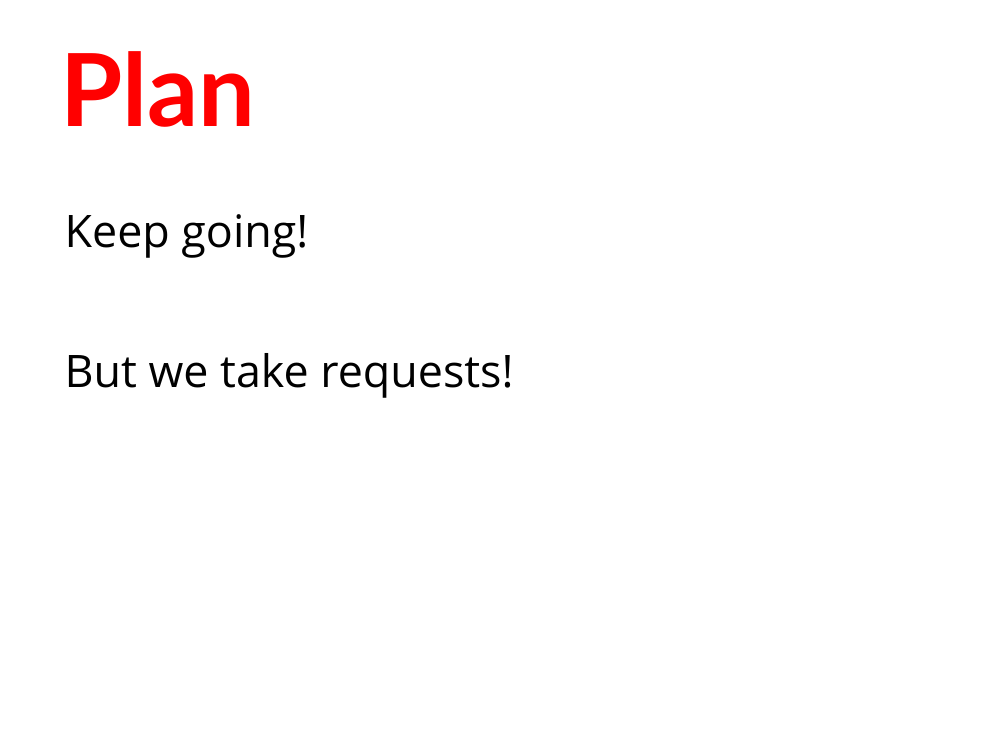
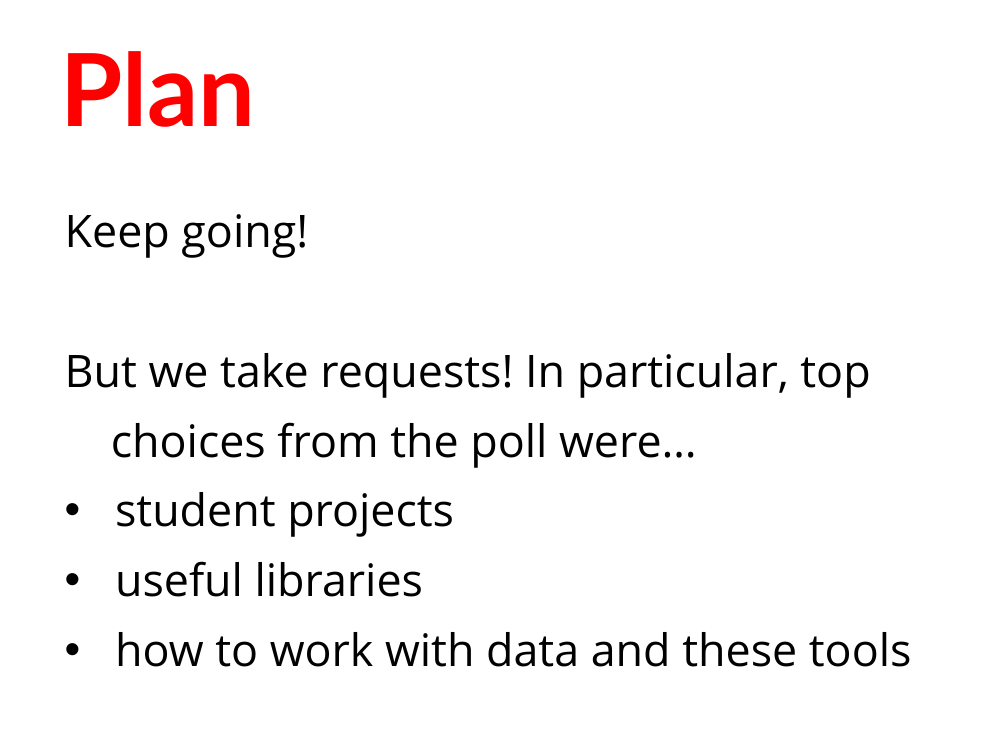
Before and after one commit to humanitiesprogramming/slides, a slide deck: slide 7 of 2018/python/day2-review.pptx (slide 9 before the commit). Drawn at 1008x756 pixels with LibreOffice and Linux fonts; fonts in the diff are those of the drawing. Boxes give left, top, right and bottom in pixels: in the first picture for what was removed or moved away, otherwise in the second. Text is boxed around its words. In the diff, an @@ line names an element or a change of style, - is before the commit and + after.

```diff
--- a/2018/python/day2-review.pptx
+++ b/2018/python/day2-review.pptx
@@ text at (65, 353, 912, 667): text changed @@
-But we take requests!
+But we take requests! In particular, top choices from the poll were…
+• student projects
+• useful libraries
+• how to work with data and these tools
```
Also in this commit, not shown: 1 other slide changed, 3 slides removed.
